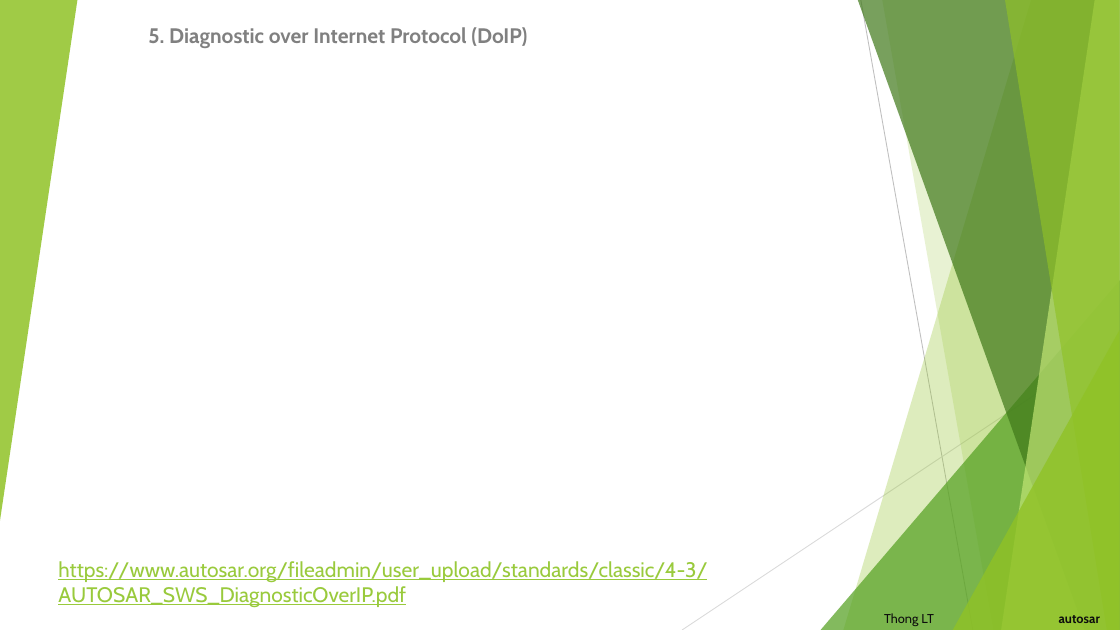
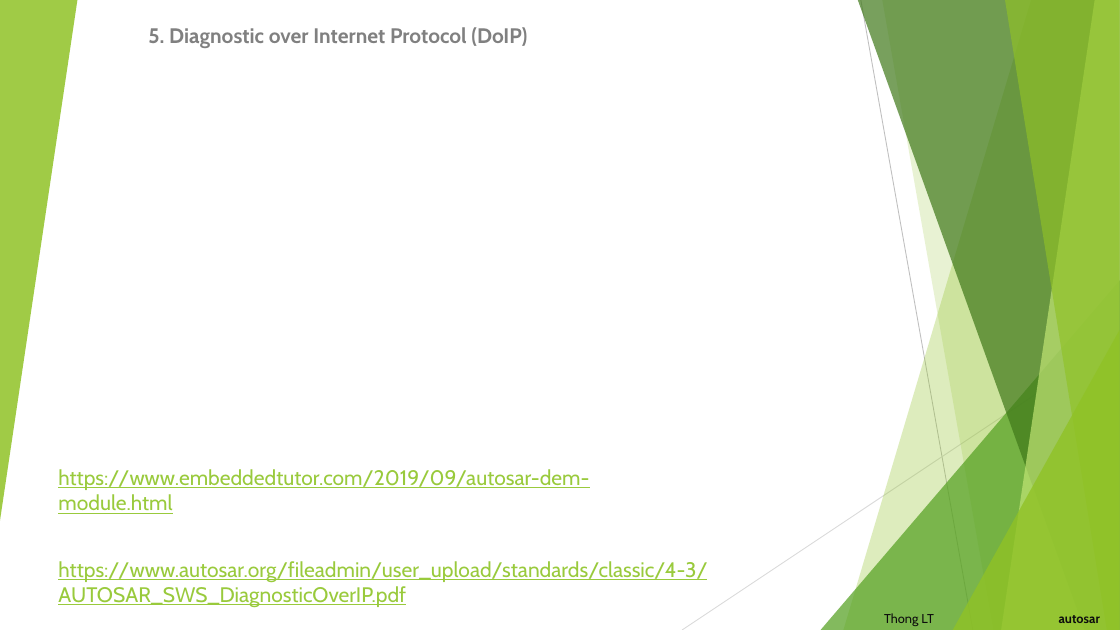
Before and after one commit to letrthong/autosar, a slide deck: slide 8 of Autosar.pptx. Drawn at 1120x630 pixels with LibreOffice and Linux fonts; fonts in the diff are those of the drawing. Boxes give left, top, right and bottom in pixels: in the first picture for what was removed or moved away, otherwise in the second. Text is boxed around its words. In the diff, an @@ line names an element or a change of style, - is before the commit and + after.

```diff
--- a/Autosar.pptx
+++ b/Autosar.pptx
@@ text added at <box>58,469,589,514</box>, 18 pt, text #99CA3C, underline @@
+https://www.embeddedtutor.com/2019/09/autosar-dem-module.html
```
